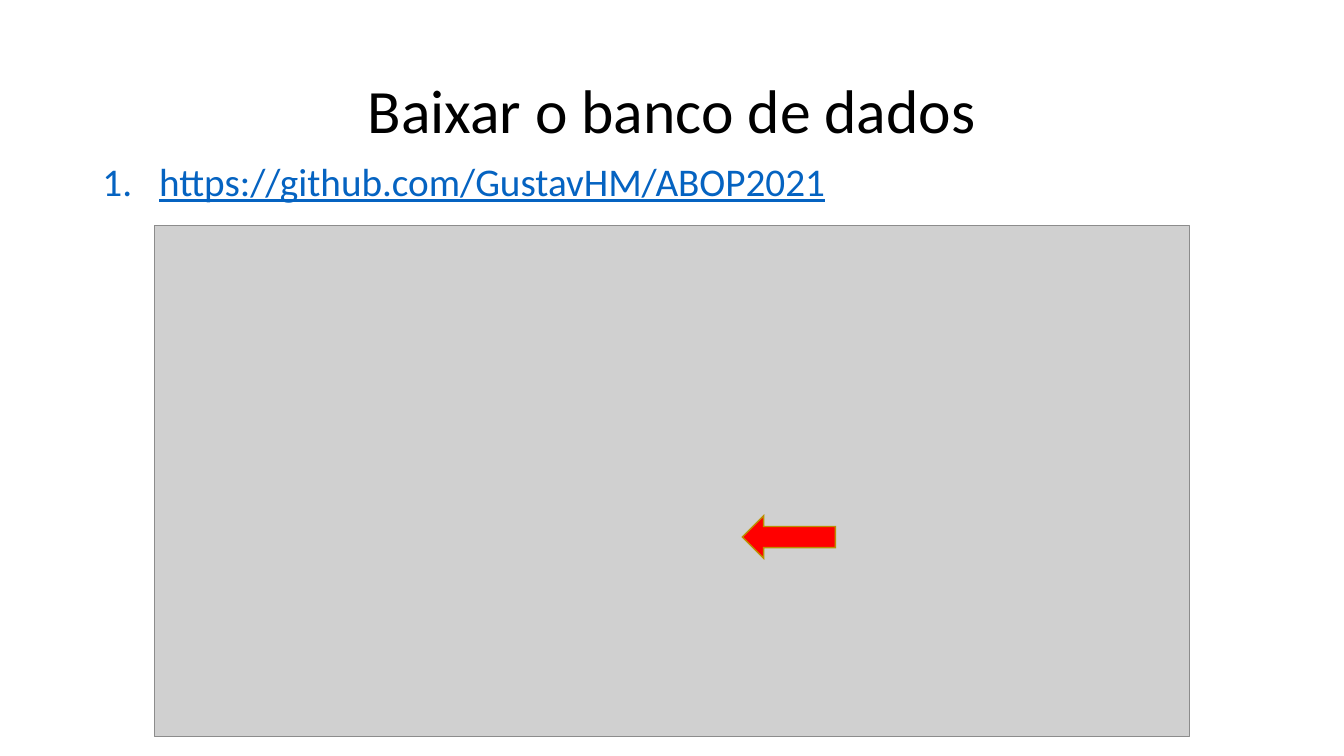
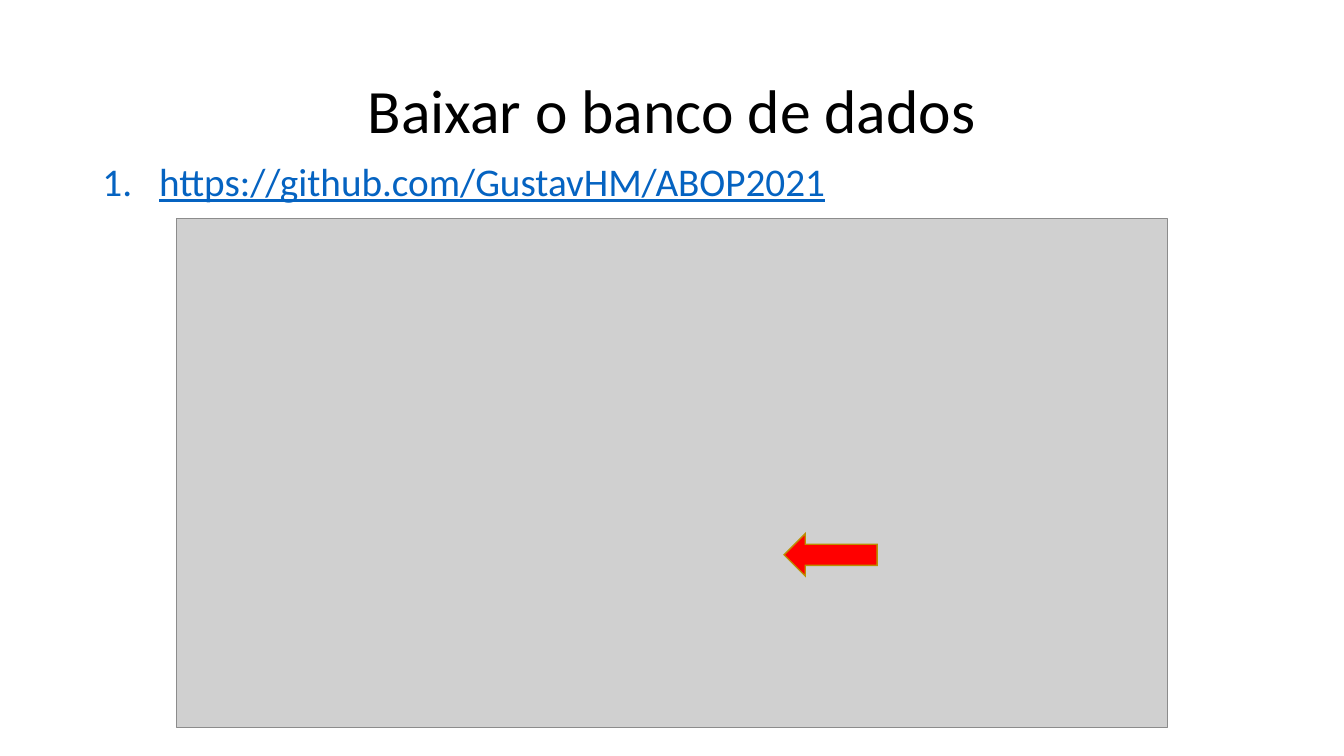
Before and after one commit to GustavHM/ABOP2021, a slide deck: slide 3 of Primeiros Passos - Análise de dados.pptx. Drawn at 1344x756 pixels with LibreOffice and Linux fonts; fonts in the diff are those of the drawing; grey boxes stand for pictures. Boxes give left, top, right and bottom in pixels: in the first picture for what was removed or moved away, otherwise in the second. Text is boxed around its words. In the diff, an @@ line names an element or a change of style, - is before the commit and + after.

Commit message:
slides

```diff
--- a/Primeiros Passos - Análise de dados.pptx
+++ b/Primeiros Passos - Análise de dados.pptx
@@ picture: place and size @@
-picture at bbox=[154, 226, 1190, 737]
+picture at bbox=[176, 219, 1169, 727]
@@ right arrow: place and size @@
-right arrow at bbox=[743, 516, 836, 559]
+right arrow at bbox=[784, 533, 877, 576]
```
